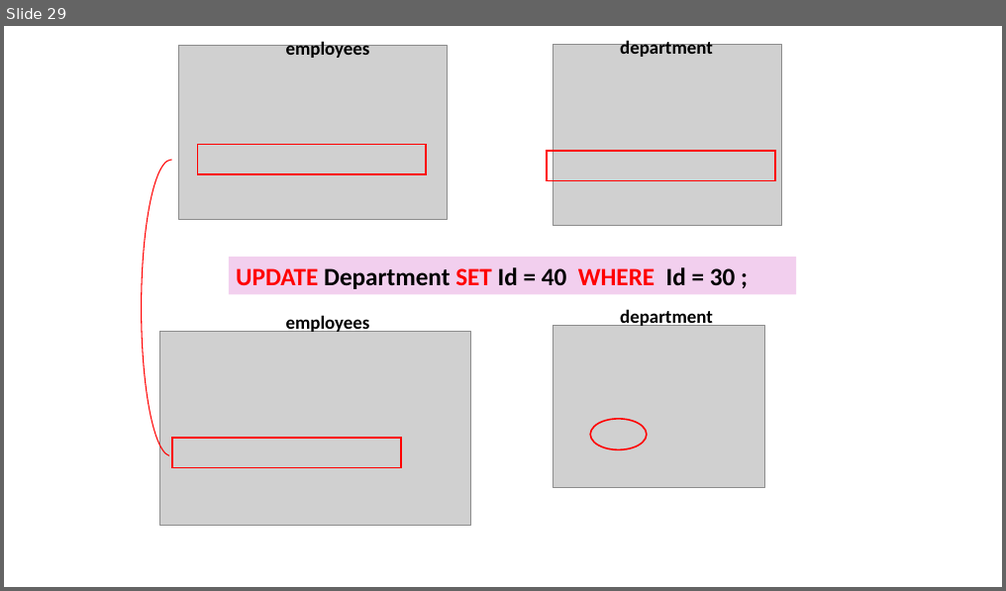
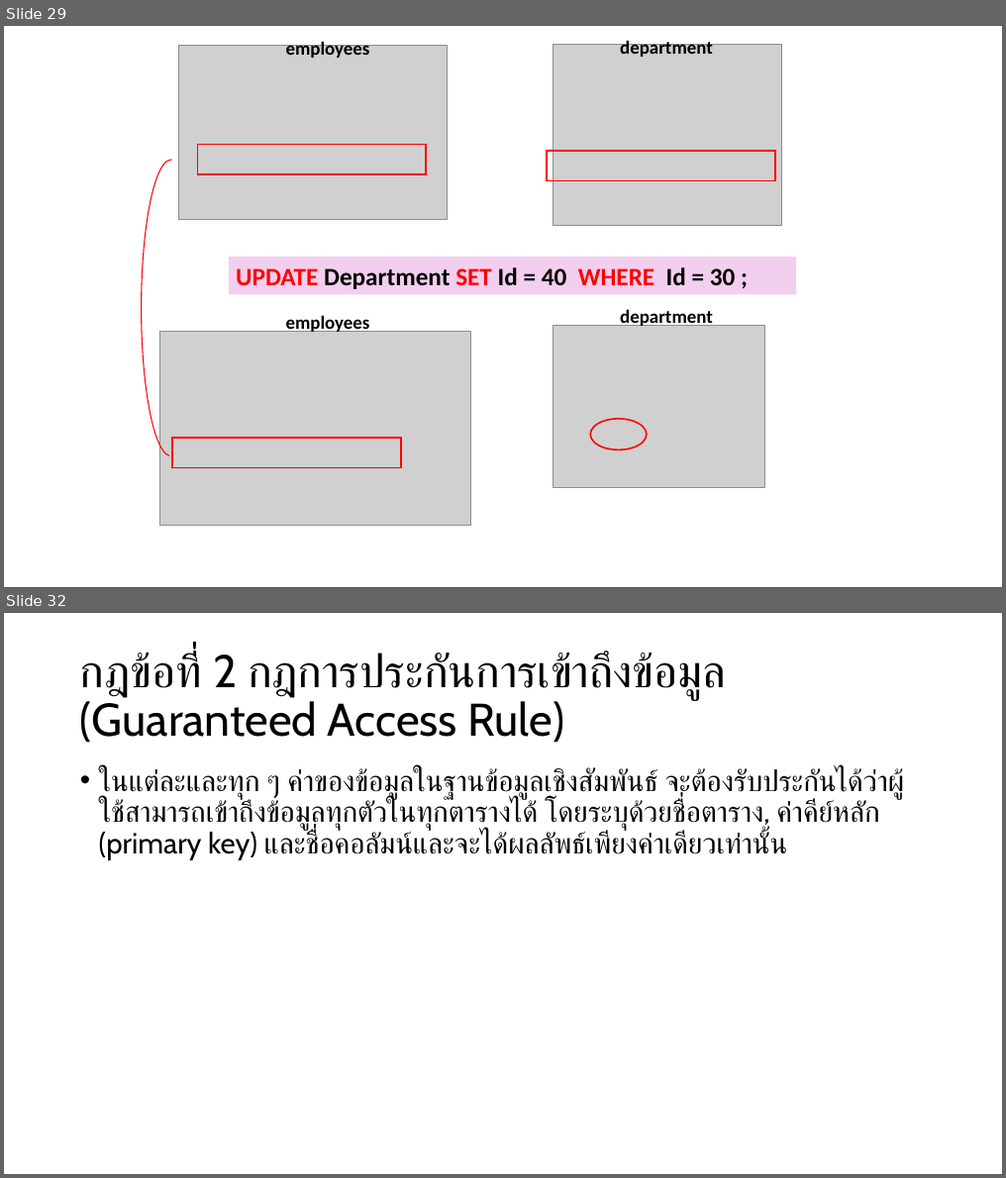
Before and after one commit to luckkrit/cos3103, a slide deck: public/pptx/db_constraint_codd_rule.pptx. Shown one above the other, each under a label of ours: slide 29 before the commit, slides 29 and 32 after it; the slides between them are not shown. The pictures are 1006x591 and 1006x1178 pixels, drawn with LibreOffice and Linux fonts; fonts in the diff are those of the drawing; grey boxes stand for pictures. Boxes give left, top, right and bottom in pixels: in the first picture for what was removed or moved away, otherwise in the second. Text is boxed around its words. In the diff, an @@ line names an element or a change of style, - is before the commit and + after.

```diff
--- a/public/pptx/db_constraint_codd_rule.pptx
+++ b/public/pptx/db_constraint_codd_rule.pptx
@@ slide 32 added at bbox=[4, 613, 1002, 1174], background #FFFFFF @@
@@ title added at bbox=[80, 651, 726, 743], 44 pt, text #000000 @@
+กฎข้อที่ 2 กฎการประกันการเข้าถึงข้อมูล (Guaranteed Access Rule)
@@ text added at bbox=[99, 768, 904, 861], 28 pt, text #000000 @@
+• ในแต่ละและทุก ๆ ค่าของข้อมูลในฐานข้อมูลเชิงสัมพันธ์ จะต้องรับประกันได้ว่าผู้ใช้สามารถเข้าถึงข้อมูลทุกตัวในทุกตารางได้ โดยระบุด้วยชื่อตาราง, ค่าคีย์หลัก (primary key) และชื่อคอลัมน์และจะได้ผลลัพธ์เพียงค่าเดียวเท่านั้น
```
Also in this commit, not shown: 13 slides changed, 12 other slides added.
